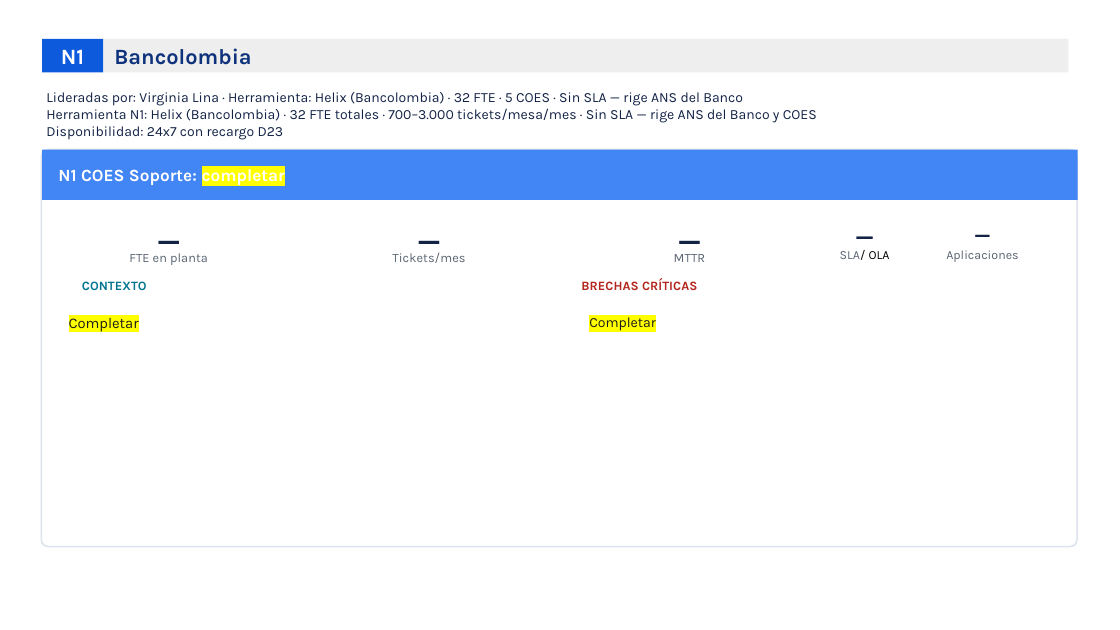
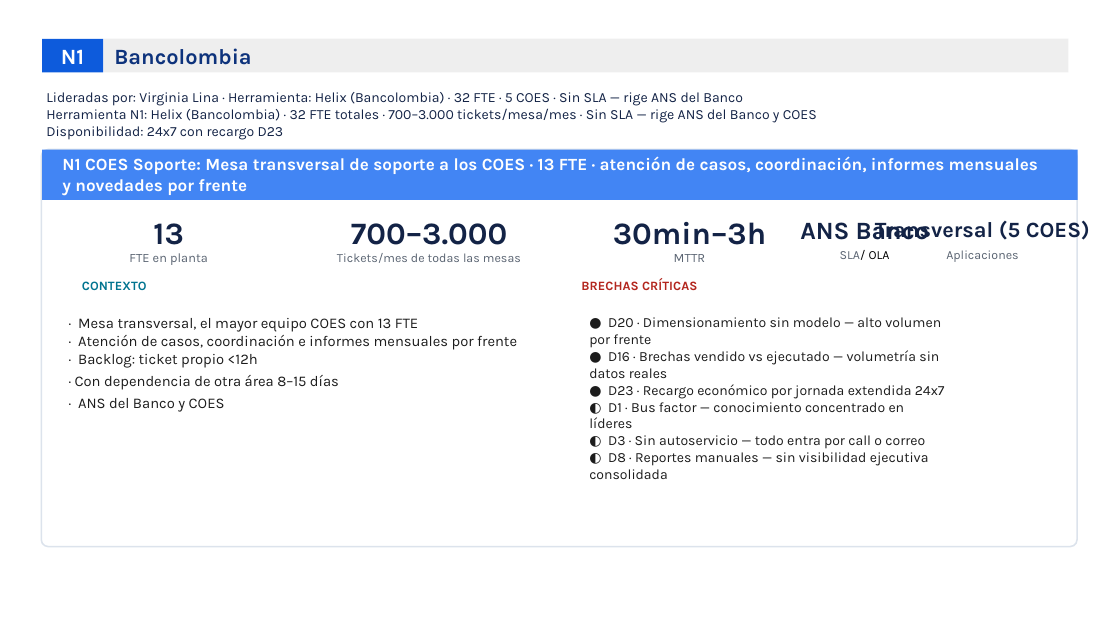
Before and after one commit to nataliazarthapersonalsoft/mesadeservicio-modernizacionaplicaciones, a slide deck: slide 18 of 02-Ingenieria/01-investigacion_operaciones/04-lecciones_aprendidas/Levantar lecciones aprendidas mesas actuales.pptx (slide 32 before the commit). Drawn at 1120x630 pixels with LibreOffice and Linux fonts; fonts in the diff are those of the drawing; background and template pictures are left out. Boxes give left, top, right and bottom in pixels: in the first picture for what was removed or moved away, otherwise in the second. Text is boxed around its words. In the diff, an @@ line names an element or a change of style, - is before the commit and + after.

```diff
--- a/02-Ingenieria/01-investigacion_operaciones/04-lecciones_aprendidas/Levantar lecciones aprendidas mesas actuales.pptx
+++ b/02-Ingenieria/01-investigacion_operaciones/04-lecciones_aprendidas/Levantar lecciones aprendidas mesas actuales.pptx
@@ text at (62, 156, 1038, 196): text changed @@
-N1 COES Soporte: completar
+N1 COES Soporte: Mesa transversal de soporte a los COES · 13 FTE · atención de casos, coordinación, informes mensuales y novedades por frente
@@ text at (153, 223, 183, 245): text changed @@
-_
+13
@@ text at (351, 223, 507, 245): text changed @@
-_
+700–3.000
@@ text at (613, 222, 766, 245): text changed @@
-_
+30min–3h
@@ text at (800, 222, 929, 240): text changed @@
-_
+ANS Banco
@@ text at (875, 220, 1090, 240): text changed @@
-_
+Transversal (5 COES)
@@ text at (337, 253, 521, 263): text changed; size 8.2 to 8 pt @@
-Tickets/mes
+Tickets/mes de todas las mesas
@@ text at (75, 318, 517, 412): text changed @@
-Completar
+· Mesa transversal, el mayor equipo COES con 13 FTE
+· Atención de casos, coordinación e informes mensuales por frente
+· Backlog: ticket propio <12h
+· Con dependencia de otra área 8–15 días
+· ANS del Banco y COES
@@ text at (589, 317, 945, 479): text changed @@
-Completar
+● D20 · Dimensionamiento sin modelo — alto volumen por frente
+● D16 · Brechas vendido vs ejecutado — volumetría sin datos reales
+● D23 · Recargo económico por jornada extendida 24x7
+◐ D1 · Bus factor — conocimiento concentrado en líderes
+◐ D3 · Sin autoservicio — todo entra por call o correo
+◐ D8 · Reportes manuales — sin visibilidad ejecutiva consolidada
```
Also in this commit, not shown: 10 other slides changed, 7 slides added, 33 slides removed, 9 other files.
